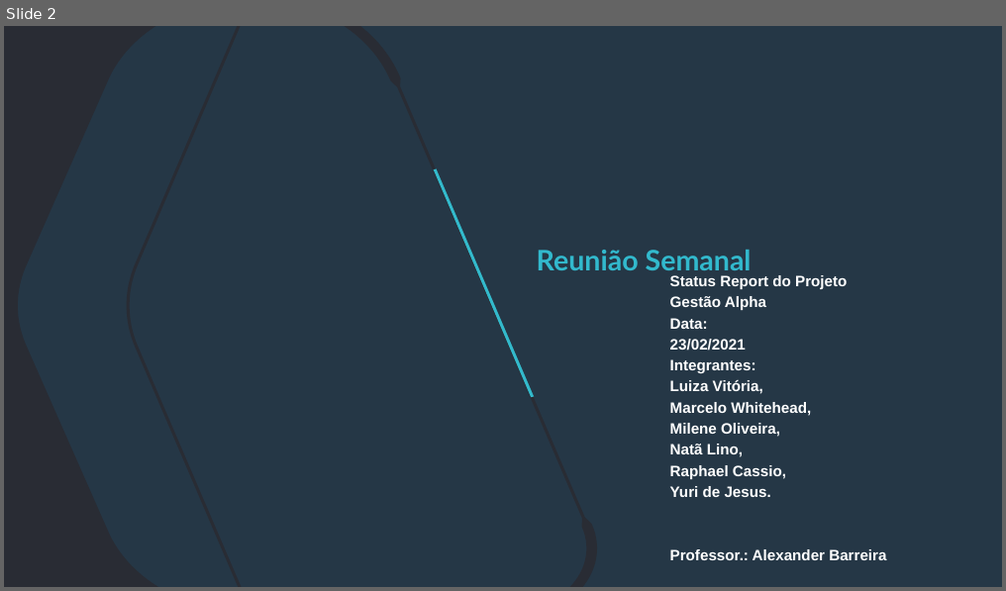
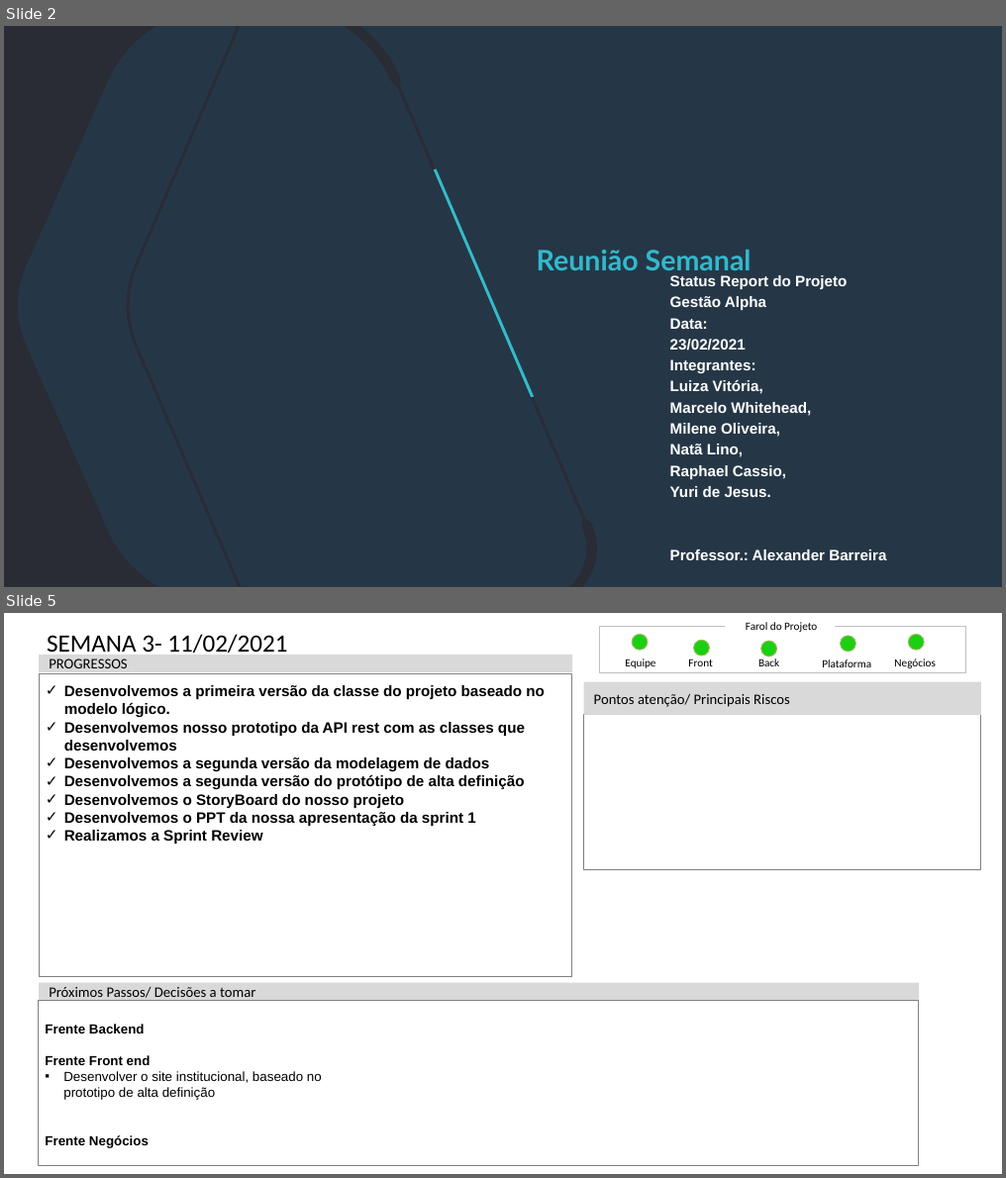
Before and after one commit to mileneoliveira/grupo04-react-web, a slide deck: Documentação/Status_Report/Mod_Status_Report-PI20202.pptx. Shown one above the other, each under a label of ours: slide 2 before the commit, slides 2 and 5 after it; the slides between them are not shown. The pictures are 1006x591 and 1006x1178 pixels, drawn with LibreOffice and Linux fonts; fonts in the diff are those of the drawing; background and template pictures are left out. Boxes give left, top, right and bottom in pixels: in the first picture for what was removed or moved away, otherwise in the second. Text is boxed around its words. In the diff, an @@ line names an element or a change of style, - is before the commit and + after.

```diff
--- a/Documentação/Status_Report/Mod_Status_Report-PI20202.pptx
+++ b/Documentação/Status_Report/Mod_Status_Report-PI20202.pptx
@@ slide 5 added at (x1=4, y1=613, x2=1002, y2=1174), background #FFFFFF @@
@@ title added at (x1=47, y1=634, x2=287, y2=653), 26.5 pt, text #000000 @@
+SEMANA 3- 11/02/2021
@@ rectangle added at (x1=599, y1=627, x2=966, y2=672), outline #BFBFBF 0.5 pt @@
@@ ellipse added at (x1=632, y1=634, x2=648, y2=650), fill #1BCF13, outline #9BBB59 1 pt @@
@@ ellipse added at (x1=694, y1=640, x2=709, y2=656), fill #1BCF13, outline #9BBB59 1 pt @@
@@ text added at (x1=746, y1=622, x2=817, y2=632), 11.8 pt, text #000000 @@
+Farol do Projeto
@@ ellipse added at (x1=761, y1=641, x2=776, y2=657), fill #1BCF13, outline #9BBB59 1 pt @@
@@ ellipse added at (x1=841, y1=636, x2=856, y2=651), fill #1BCF13, outline #9BBB59 1 pt @@
@@ ellipse added at (x1=908, y1=634, x2=924, y2=650), fill #1BCF13, outline #9BBB59 1 pt @@
@@ rectangle added at (x1=39, y1=655, x2=572, y2=672), fill #D9D9D9, 15.4 pt, text #000000 @@
+PROGRESSOS
@@ text added at (x1=625, y1=659, x2=655, y2=668), 11.8 pt, text #000000 @@
+Equipe
@@ text added at (x1=688, y1=659, x2=712, y2=666), 11.8 pt, text #000000 @@
+Front
@@ text added at (x1=758, y1=659, x2=779, y2=666), 11.8 pt, text #000000 @@
+Back
@@ text added at (x1=822, y1=660, x2=871, y2=667), 11.8 pt, text #000000 @@
+Plataforma
@@ text added at (x1=894, y1=659, x2=935, y2=668), 11.8 pt, text #000000 @@
+Negócios
@@ rectangle added at (x1=39, y1=674, x2=572, y2=977), outline #808080 1 pt, 16 pt, text #000000, bold @@
+✓ Desenvolvemos a primeira versão da classe do projeto baseado no modelo lógico.
+✓ Desenvolvemos nosso prototipo da API rest com as classes que desenvolvemos
+✓ Desenvolvemos a segunda versão da modelagem de dados
+✓ Desenvolvemos a segunda versão do protótipo de alta definição
+✓ Desenvolvemos o StoryBoard do nosso projeto
+✓ Desenvolvemos o PPT da nossa apresentação da sprint 1
+✓ Realizamos a Sprint Review
@@ rectangle added at (x1=584, y1=681, x2=981, y2=715), fill #D9D9D9, 15.4 pt, text #000000 @@
+Pontos atenção/ Principais Riscos
@@ rectangle added at (x1=584, y1=715, x2=981, y2=870), outline #808080 1 pt @@
@@ rectangle added at (x1=39, y1=983, x2=919, y2=1000), fill #D9D9D9, 15.4 pt, text #000000 @@
+Próximos Passos/ Decisões a tomar
@@ rectangle added at (x1=39, y1=1000, x2=919, y2=1164), outline #808080 1 pt, 14 pt, text #000000 @@
+  Frente Backend
+  Frente Front end
+  ▪ Desenvolver o site institucional, baseado no prototipo de alta definição
+  Frente Negócios
```
Also in this commit, not shown: 2 slides changed, 1 other file.
